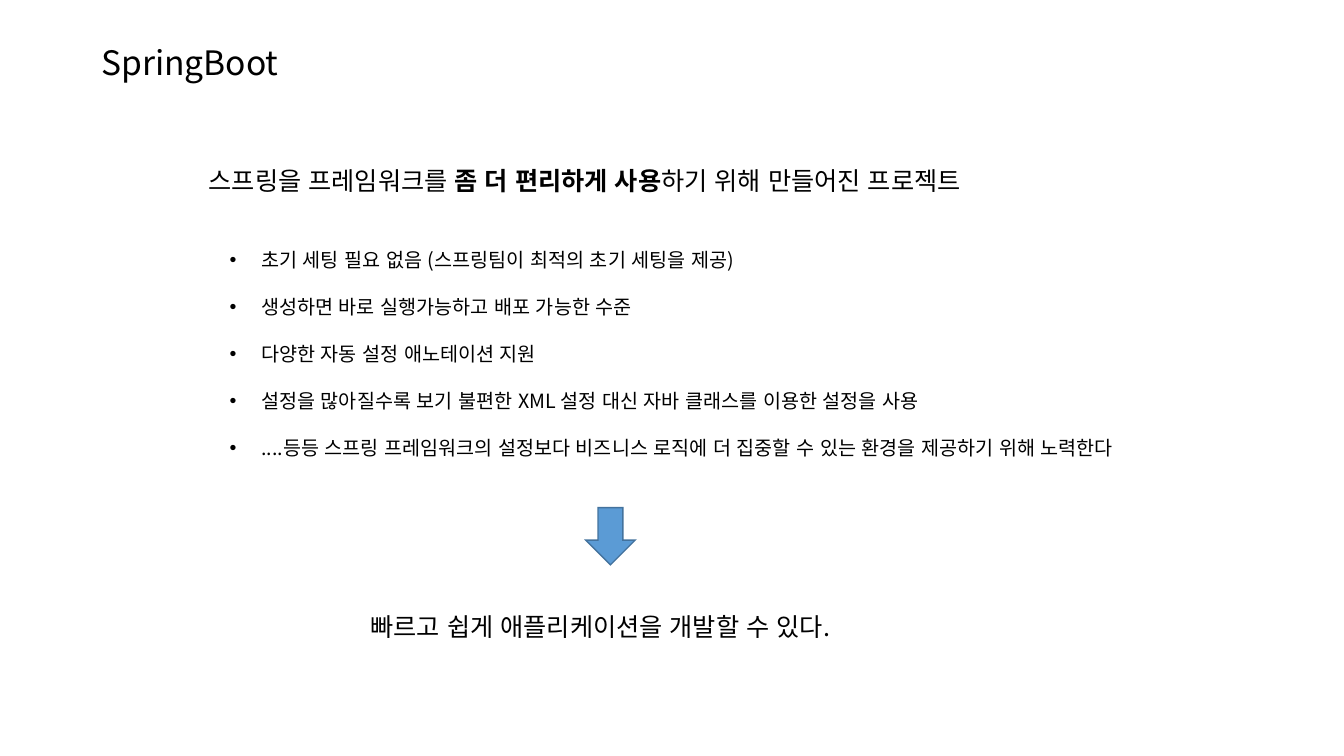
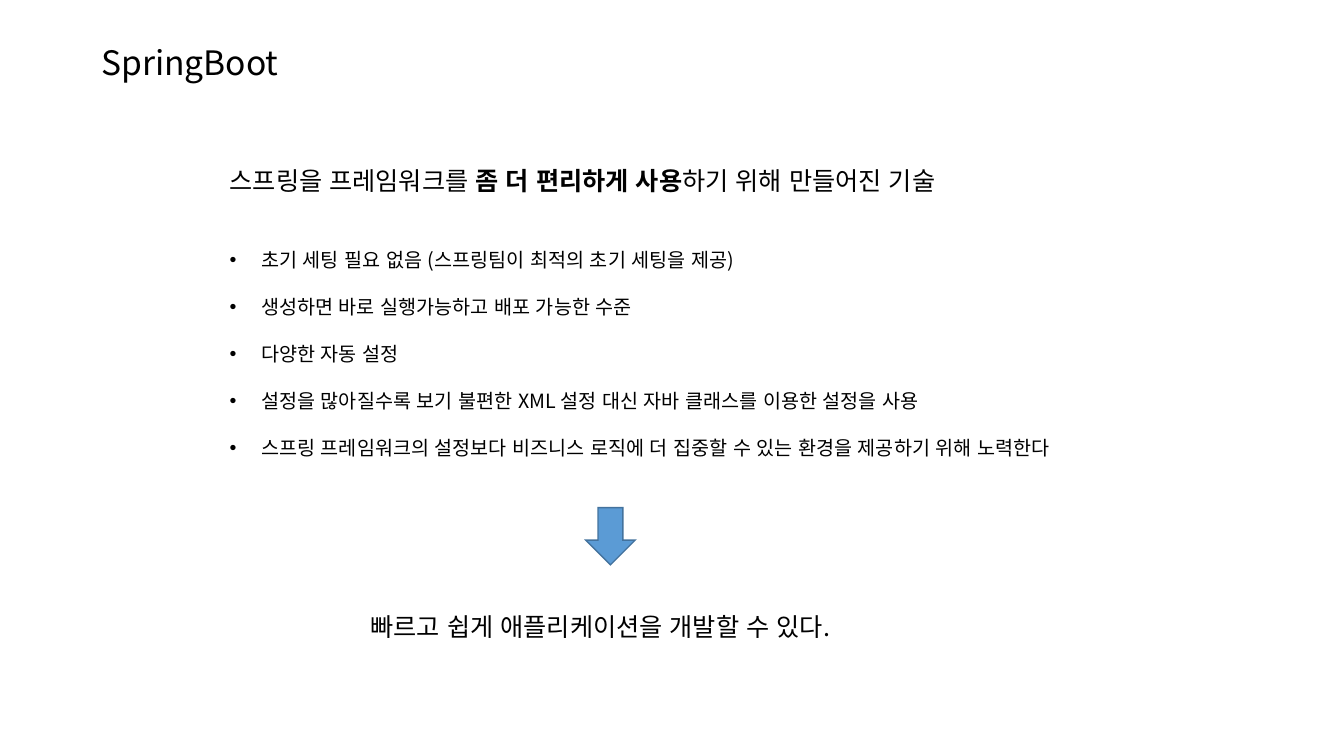
Before and after one commit to joonYK/study-boot-rest, a slide deck: slide 2 of SpringBoot Rest API.pptx. Drawn at 1344x756 pixels with LibreOffice and Linux fonts; fonts in the diff are those of the drawing. Boxes give left, top, right and bottom in pixels: in the first picture for what was removed or moved away, otherwise in the second. Text is boxed around its words. In the diff, an @@ line names an element or a change of style, - is before the commit and + after.

```diff
--- a/SpringBoot Rest API.pptx
+++ b/SpringBoot Rest API.pptx
@@ text at box(230, 169, 935, 193): text changed @@
-스프링을 프레임워크를 좀 더 편리하게 사용하기 위해 만들어진 프로젝트
+스프링을 프레임워크를 좀 더 편리하게 사용하기 위해 만들어진 기술
@@ text at box(261, 344, 398, 363): text changed @@
-• 다양한 자동 설정 애노테이션 지원
+• 다양한 자동 설정
@@ text at box(261, 438, 1049, 457): text changed @@
-• ....등등 스프링 프레임워크의 설정보다 비즈니스 로직에 더 집중할 수 있는 환경을 제공하기 위해 노력한다
+• 스프링 프레임워크의 설정보다 비즈니스 로직에 더 집중할 수 있는 환경을 제공하기 위해 노력한다
```
Also in this commit, not shown: 15 other slides changed.
